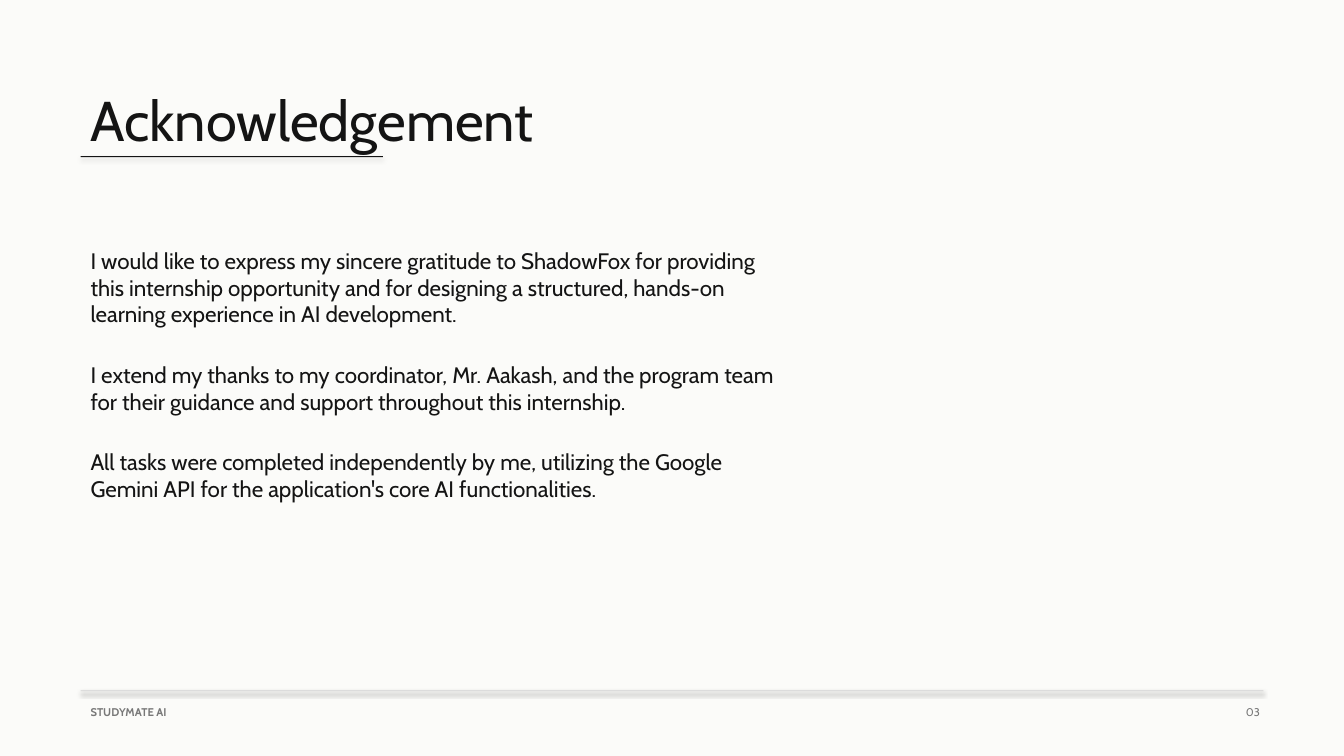
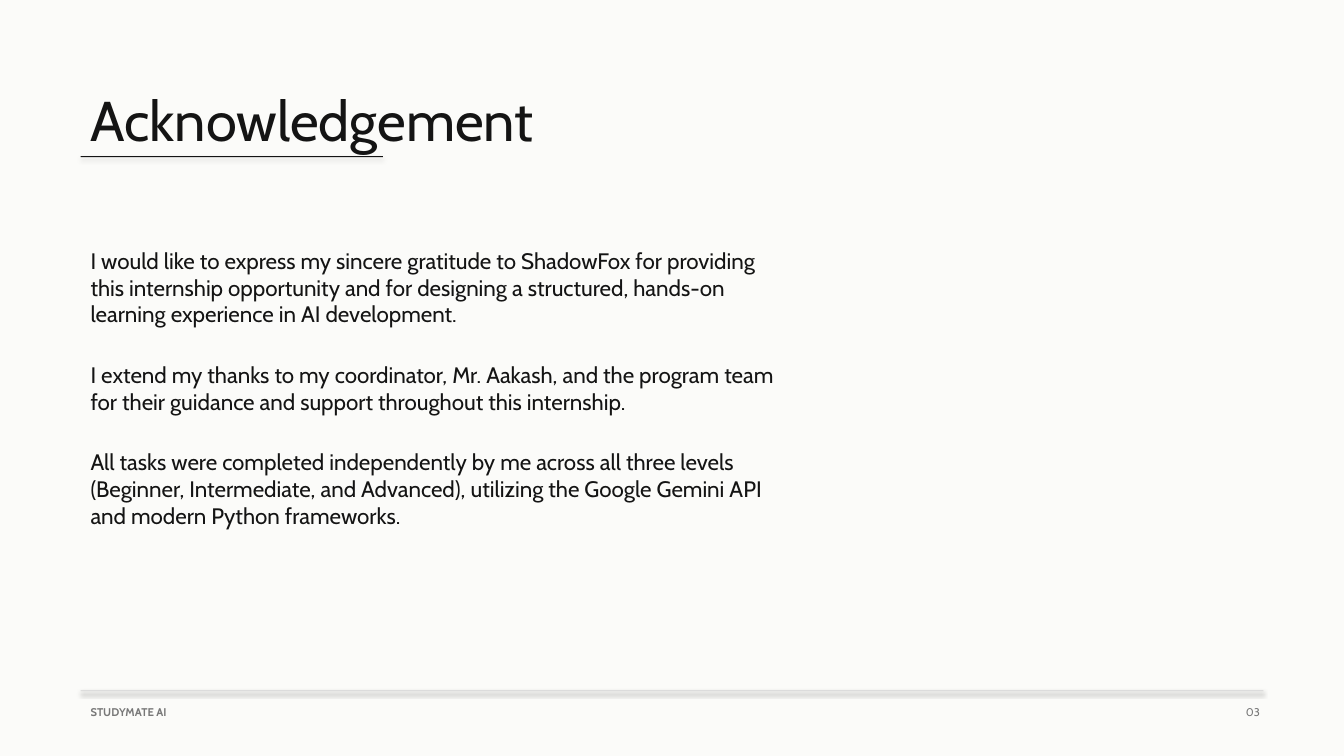
Before and after one commit to Pavanyamanuru-30/studymate-ai, a slide deck: slide 3 of StudyMate_AI_Presentation.pptx. Drawn at 1344x756 pixels with LibreOffice and Linux fonts; fonts in the diff are those of the drawing. Boxes give left, top, right and bottom in pixels: in the first picture for what was removed or moved away, otherwise in the second. Text is boxed around its words. In the diff, an @@ line names an element or a change of style, - is before the commit and + after.

Commit message:
docs: update report and PPT to cover all three levels (Beginner + Intermediate + Advanced)

```diff
--- a/StudyMate_AI_Presentation.pptx
+++ b/StudyMate_AI_Presentation.pptx
@@ text at [91,453,761,530]: text changed @@
-All tasks were completed independently by me, utilizing the Google Gemini API for the application's core AI functionalities.
+All tasks were completed independently by me across all three levels (Beginner, Intermediate, and Advanced), utilizing the Google Gemini API and modern Python frameworks.
```
Also in this commit, not shown: 7 other slides changed, 6 slides added, 4 slides removed, 1 other file.
